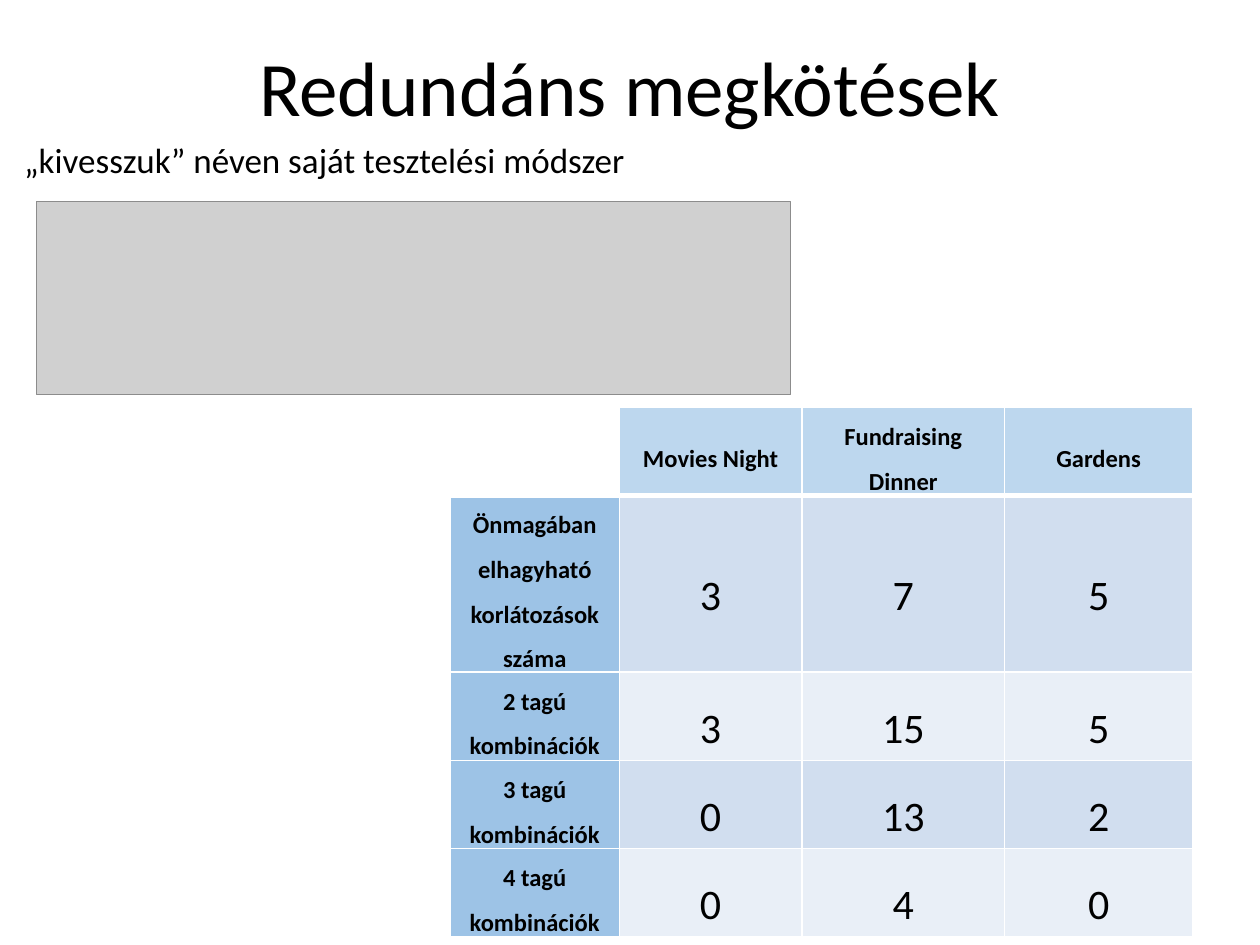
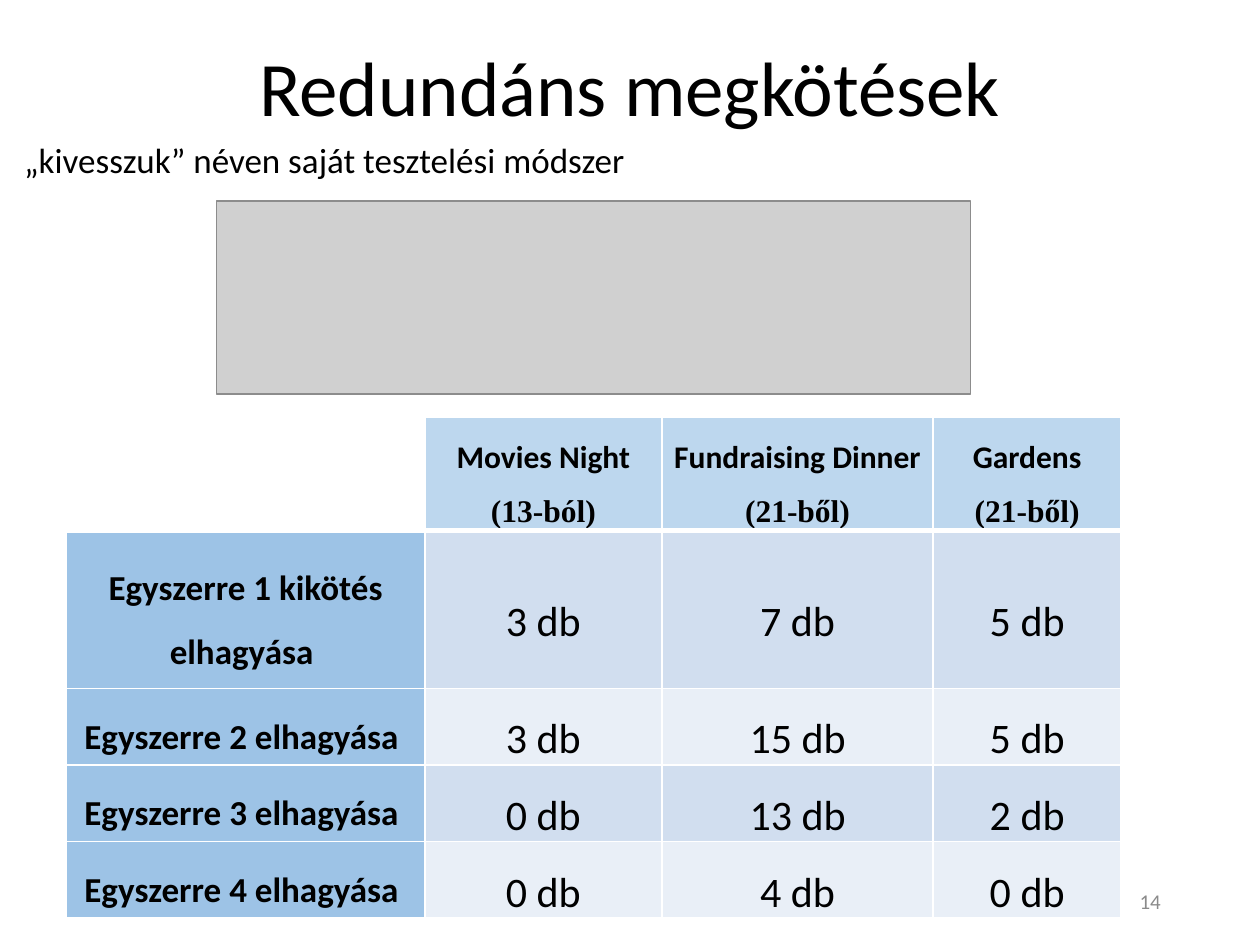
Before and after one commit to Teaching-projects/SZE-Peku221b, a slide deck: slide 14 of CP_Dolgozat/Előadás/Logikai feladványok megoldása korlátprogramozással.pptx. Drawn at 1260x945 pixels with LibreOffice and Linux fonts; fonts in the diff are those of the drawing; grey boxes stand for pictures. Boxes give left, top, right and bottom in pixels: in the first picture for what was removed or moved away, otherwise in the second. Text is boxed around its words. In the diff, an @@ line names an element or a change of style, - is before the commit and + after.

```diff
--- a/CP_Dolgozat/Előadás/Logikai feladványok megoldása korlátprogramozással.pptx
+++ b/CP_Dolgozat/Előadás/Logikai feladványok megoldása korlátprogramozással.pptx
@@ picture: place and size @@
-picture at (37,202,790,394)
+picture at (217,200,970,393)
@@ table at (67,417,1121,912) @@
-row 1:  | Movies Night | Fundraising Dinner | Gardens
+row 1:  | Movies Night / (13-ból) | Fundraising Dinner / (21-ből) | Gardens / (21-ből)
-row 2: Önmagában elhagyható korlátozások száma | 3 | 7 | 5
+row 2: Egyszerre 1 kikötés elhagyása | 3 db | 7 db | 5 db
-row 3: 2 tagú kombinációk | 3 | 15 | 5
+row 3: Egyszerre 2 elhagyása | 3 db | 15 db | 5 db
-row 4: 3 tagú kombinációk | 0 | 13 | 2
+row 4: Egyszerre 3 elhagyása | 0 db | 13 db | 2 db
-row 5: 4 tagú kombinációk | 0 | 4 | 0
+row 5: Egyszerre 4 elhagyása | 0 db | 4 db | 0 db
@@ table: place and size @@
-table at (450,407,1192,941)
+table at (67,417,1121,912)
@@ page number added at (1140,895,1161,909), 12 pt, text #8C8C8C @@
+14
```
Also in this commit, not shown: 3 other slides changed, 1 slide added, 1 slide removed, 1 other file.
